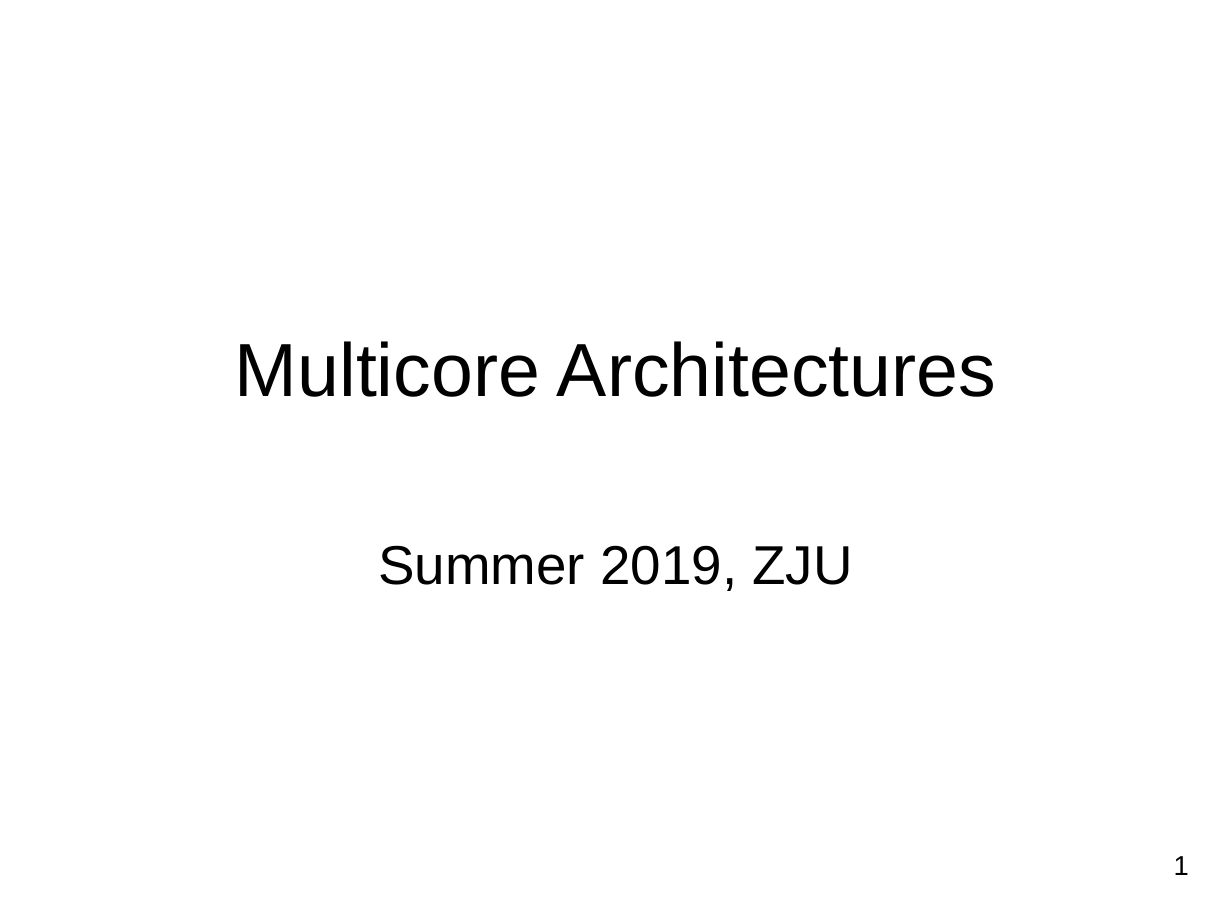
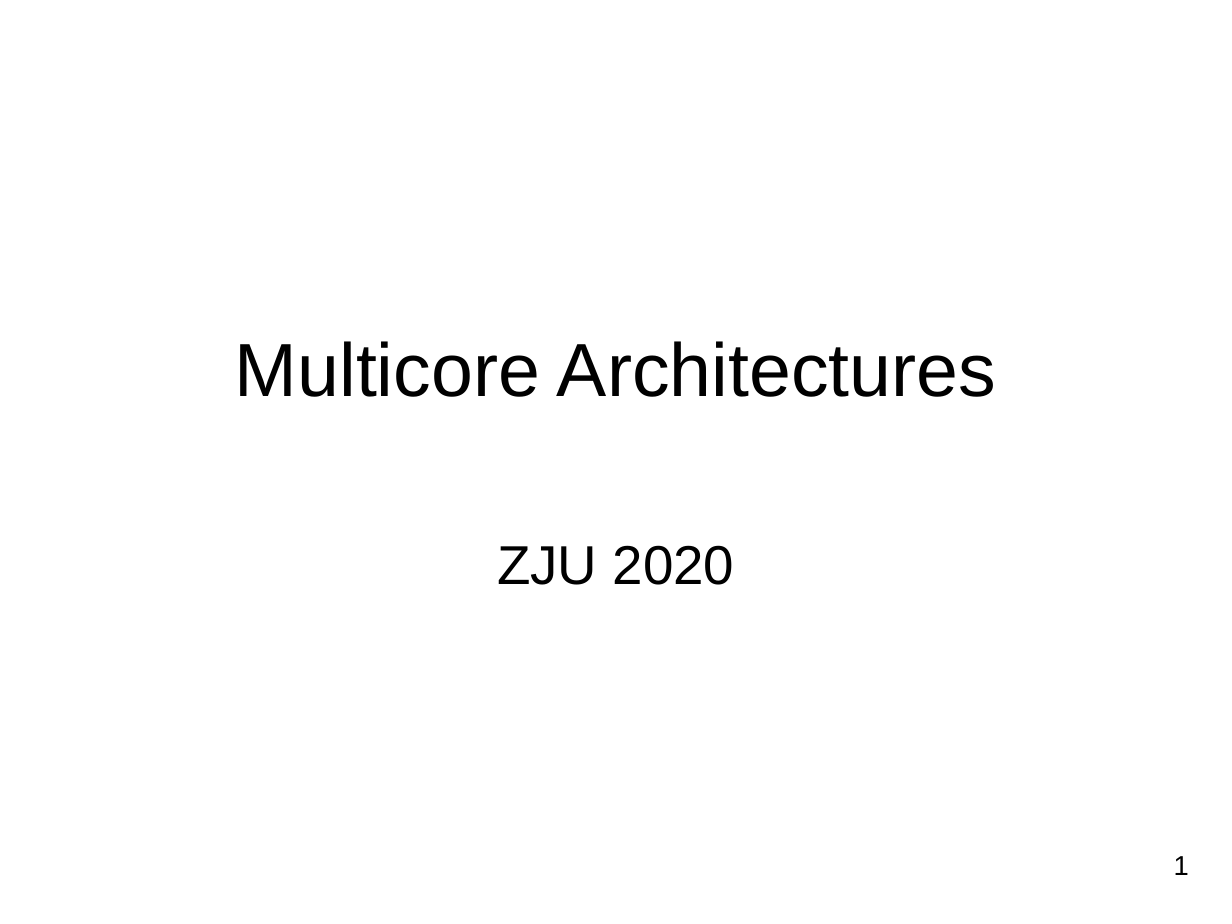
Before and after one commit to gulaoshi/gu.github.io, a slide deck: slide 1 of AdvOS/PPT+papers/L02-MulticoreArch.pptx. Drawn at 1232x924 pixels with LibreOffice and Linux fonts; fonts in the diff are those of the drawing. Boxes give left, top, right and bottom in pixels: in the first picture for what was removed or moved away, otherwise in the second. Text is boxed around its words. In the diff, an @@ line names an element or a change of style, - is before the commit and + after.

```diff
--- a/AdvOS/PPT+papers/L02-MulticoreArch.pptx
+++ b/AdvOS/PPT+papers/L02-MulticoreArch.pptx
@@ subtitle at (x1=497, y1=545, x2=735, y2=585): text changed @@
-Summer 2019, ZJU
+ZJU 2020
```
Also in this commit, not shown: 3 other slides changed, 1 slide removed, 3 other files.
